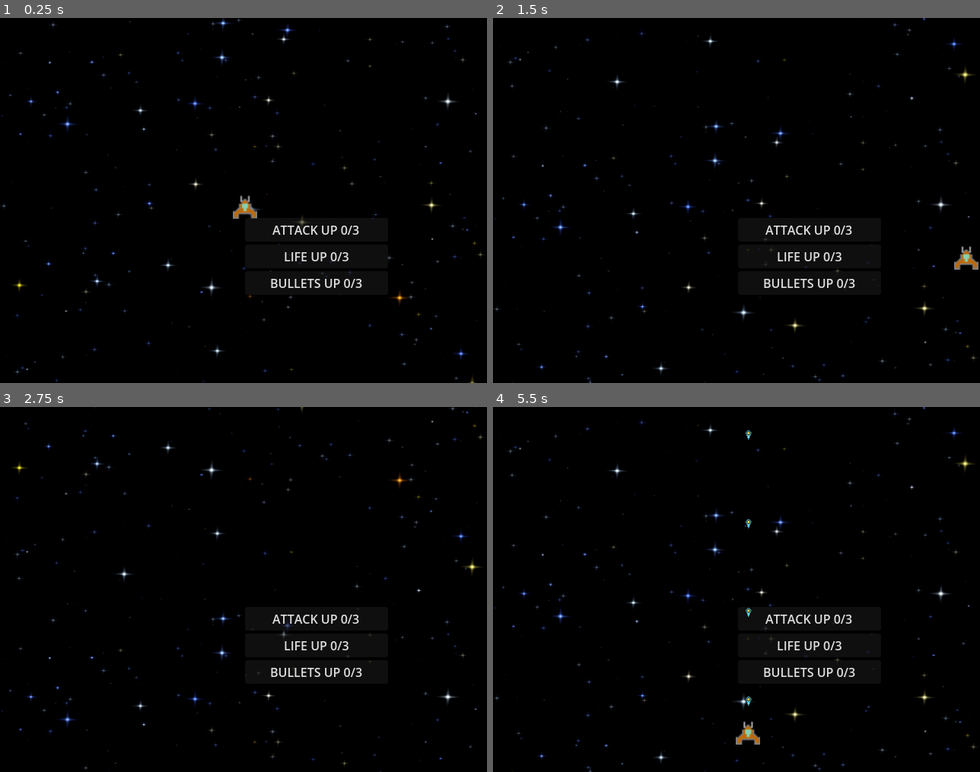
Above: before the commit, frames 1-4 (two rows, left to right).
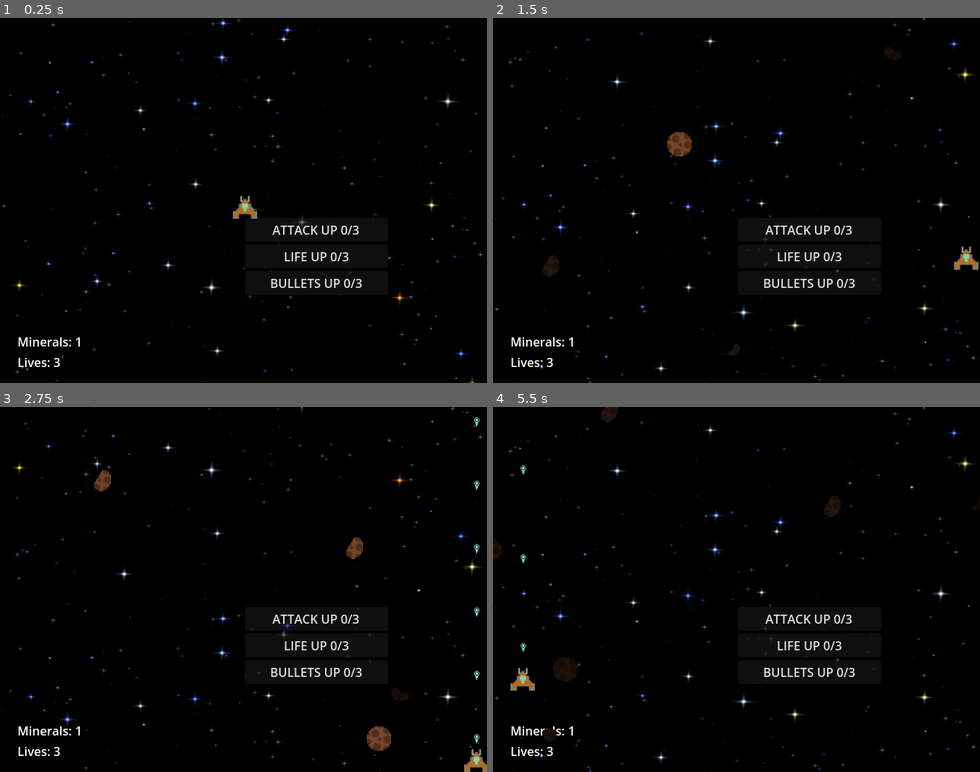
Above: after the commit, the same moments.

Repository: str08/CIEE-Game
Game: Godot game, scene res://Scenes/game.tscn
Same seed, same stepped clock (60 frames per second), same inputs: the game is played once before the commit and once after it.
Inputs:
- Up to frame 1 (0.25 s): no input
- Up to frame 2 (1.5 s): hold D (Right) 0.53-1.28 s; hold J (Shoot) 0.53-1.28 s; hold S (Down) from 1.28 s (still down); tap Shift (Slow) at 1.35 s
- Up to frame 3 (2.75 s): release S (Down) at 2.03 s; hold D (Right) from 2.03 s (still down); hold J (Shoot) from 2.03 s (still down)
- Up to frame 4 (5.5 s): release D (Right) at 2.78 s; release J (Shoot) at 2.78 s; hold W (Up) 2.78-3.53 s; tap Shift (Slow) at 2.85, 4.35 s; hold J (Shoot) 3.53-4.28 s; hold A (Left) 3.53-5.03 s; hold S (Down) from 5.03 s (still down); hold J (Shoot) from 5.03 s (still down)

The runs differ from the first frame. In frame 1, 0.2% of the frame differs, in the area x 3-53%, y 54-96%; in frame 2, 0.7%; in frame 3, 1.1%; in frame 4, 1.2%, in the area x 0-72%, y 0-96%.

Commit message:
menu and meteor and ui

Diff:
--- a/ciee-game/Scenes/bullet_basic.tscn
+++ b/ciee-game/Scenes/bullet_basic.tscn
@@ -9,13 +9,14 @@
 
 [node name="BulletBasic" type="Area2D"]
 collision_layer = 2
-collision_mask = 4
+collision_mask = 8
 script = ExtResource("1_kfo57")
 
 [node name="Sprite2D" type="Sprite2D" parent="."]
 texture = ExtResource("2_2tq3m")
 
 [node name="CollisionShape2D" type="CollisionShape2D" parent="."]
+z_index = 3
 shape = SubResource("CapsuleShape2D_2tq3m")
 
 [node name="VisibleOnScreenNotifier2D" type="VisibleOnScreenNotifier2D" parent="."]
--- a/ciee-game/Scenes/game.tscn
+++ b/ciee-game/Scenes/game.tscn
@@ -1,14 +1,19 @@
-[gd_scene load_steps=6 format=3 uid="uid://c0jfltrcdhkbx"]
+[gd_scene load_steps=9 format=3 uid="uid://c0jfltrcdhkbx"]
 
 [ext_resource type="PackedScene" uid="uid://bbgpobqiliyly" path="res://Scenes/ship.tscn" id="1_ebmjs"]
+[ext_resource type="PackedScene" uid="uid://7mo2vi5ne4ni" path="res://Scenes/mineral.tscn" id="1_i6g32"]
 [ext_resource type="Shader" uid="uid://lsbx34rwfcub" path="res://Scripts/game.gdshader" id="2_wrm1d"]
 [ext_resource type="Texture2D" uid="uid://gfinxnkfg5y8" path="res://Assets/Starfield7-512x512.png" id="3_3dryh"]
 [ext_resource type="PackedScene" uid="uid://21gvhpr5fh0q" path="res://Scenes/shop_menu.tscn" id="4_3dryh"]
+[ext_resource type="PackedScene" uid="uid://dctp3mgxi5sxc" path="res://Scenes/meteor_spawner.tscn" id="5_wowpa"]
+[ext_resource type="PackedScene" uid="uid://28a3oj1pp30g" path="res://Scenes/ui.tscn" id="7_1l0tm"]
 
 [sub_resource type="ShaderMaterial" id="ShaderMaterial_wowpa"]
 shader = ExtResource("2_wrm1d")
 
 [node name="Game" type="Node2D"]
+
+[node name="Mineral" parent="." instance=ExtResource("1_i6g32")]
 
 [node name="Camera2D" type="Camera2D" parent="."]
 position = Vector2(-2, 0)
@@ -22,8 +27,17 @@
 offset_bottom = 281.0
 texture = ExtResource("3_3dryh")
 
+[node name="MeteorSpawner" parent="." instance=ExtResource("5_wowpa")]
+
+[node name="ShopMenu" parent="." instance=ExtResource("4_3dryh")]
+
 [node name="Ship" parent="." instance=ExtResource("1_ebmjs")]
 position = Vector2(0, 8)
 scale = Vector2(2, 2)
+collision_mask = 4
 
-[node name="ShopMenu" parent="." instance=ExtResource("4_3dryh")]
+[node name="UI" parent="." instance=ExtResource("7_1l0tm")]
+offset_left = -299.0
+offset_top = 174.0
+offset_right = -180.0
+offset_bottom = 224.0
--- /dev/null
+++ b/ciee-game/Scenes/meteor.tscn
@@ -0,0 +1,15 @@
+[gd_scene load_steps=7 format=3 uid="uid://dasqrerdigf4r"]
+
+[ext_resource type="Script" uid="uid://cakwue3xb2o5d" path="res://Scripts/meteor.gd" id="1_5civa"]
+[ext_resource type="Texture2D" uid="uid://b0kkilr8ns5yi" path="res://Assets/metiora1.png" id="2_d1487"]
+[ext_resource type="Texture2D" uid="uid://hx8axua8hoct" path="res://Assets/metiora2.png" id="3_7hap5"]
+[ext_resource type="Texture2D" uid="uid://dqki3ofc1j7lx" path="res://Assets/metiora3.png" id="4_7xk1x"]
+[ext_resource type="Texture2D" uid="uid://dc0tc40sxcjam" path="res://Assets/metiora4.png" id="5_kgtfb"]
+[ext_resource type="Texture2D" uid="uid://cpi6wu7tgf1vi" path="res://Assets/metiora5.png" id="6_yjsjf"]
+
+[node name="MeteorBackground" type="Node2D"]
+scale = Vector2(2, 2)
+script = ExtResource("1_5civa")
+possible_textures = Array[Texture2D]([ExtResource("2_d1487"), ExtResource("3_7hap5"), ExtResource("4_7xk1x"), ExtResource("5_kgtfb"), ExtResource("6_yjsjf")])
+
+[node name="Sprite2D" type="Sprite2D" parent="."]
--- /dev/null
+++ b/ciee-game/Scenes/meteor_foreground.tscn
@@ -0,0 +1,26 @@
+[gd_scene load_steps=6 format=3 uid="uid://b6e885hw37rsg"]
+
+[ext_resource type="Script" uid="uid://6i2hd4i52yf0" path="res://Scripts/meteor_foreground.gd" id="1_42k6l"]
+[ext_resource type="Texture2D" uid="uid://dc0tc40sxcjam" path="res://Assets/metiora4.png" id="2_1owlx"]
+[ext_resource type="Texture2D" uid="uid://cpi6wu7tgf1vi" path="res://Assets/metiora5.png" id="3_qpb5y"]
+[ext_resource type="PackedScene" uid="uid://7mo2vi5ne4ni" path="res://Scenes/mineral.tscn" id="4_qpb5y"]
+
+[sub_resource type="CircleShape2D" id="CircleShape2D_kwgcc"]
+radius = 16.0702
+
+[node name="MeteorForeground" type="Area2D"]
+scale = Vector2(2, 2)
+collision_layer = 8
+collision_mask = 2
+script = ExtResource("1_42k6l")
+possible_textures = Array[Texture2D]([ExtResource("2_1owlx"), ExtResource("3_qpb5y")])
+minerals = ExtResource("4_qpb5y")
+
+[node name="Sprite2D" type="Sprite2D" parent="."]
+texture = ExtResource("2_1owlx")
+
+[node name="CollisionShape2D" type="CollisionShape2D" parent="."]
+shape = SubResource("CircleShape2D_kwgcc")
+
+[connection signal="area_entered" from="." to="." method="_on_area_entered"]
+[connection signal="body_entered" from="." to="." method="_on_body_entered"]
--- /dev/null
+++ b/ciee-game/Scenes/meteor_spawner.tscn
@@ -0,0 +1,12 @@
+[gd_scene load_steps=4 format=3 uid="uid://dctp3mgxi5sxc"]
+
+[ext_resource type="Script" uid="uid://3mxk5sesn1tm" path="res://Scripts/meteor_spawner.gd" id="1_tvsnp"]
+[ext_resource type="PackedScene" uid="uid://dasqrerdigf4r" path="res://Scenes/meteor.tscn" id="2_7avpp"]
+[ext_resource type="PackedScene" uid="uid://b6e885hw37rsg" path="res://Scenes/meteor_foreground.tscn" id="3_xpxv7"]
+
+[node name="MeteorSpawner" type="Node2D"]
+script = ExtResource("1_tvsnp")
+meteor_background = ExtResource("2_7avpp")
+meteor_foreground = ExtResource("3_xpxv7")
+
+[node name="Timer" type="Timer" parent="."]
--- /dev/null
+++ b/ciee-game/Scenes/mineral.tscn
@@ -0,0 +1,21 @@
+[gd_scene load_steps=4 format=3 uid="uid://7mo2vi5ne4ni"]
+
+[ext_resource type="Script" uid="uid://i3b2l2kikuu0" path="res://Scripts/mineral.gd" id="1_lyrpc"]
+[ext_resource type="Texture2D" uid="uid://cphv77swkdix3" path="res://Assets/gems.png" id="2_asmqh"]
+
+[sub_resource type="RectangleShape2D" id="RectangleShape2D_asmqh"]
+size = Vector2(14, 14)
+
+[node name="Mineral" type="Area2D"]
+collision_layer = 4
+script = ExtResource("1_lyrpc")
+
+[node name="CollisionShape2D" type="CollisionShape2D" parent="."]
+shape = SubResource("RectangleShape2D_asmqh")
+
+[node name="Sprite2D" type="Sprite2D" parent="."]
+texture_filter = 1
+texture = ExtResource("2_asmqh")
+hframes = 20
+
+[connection signal="area_entered" from="." to="." method="_on_area_entered"]
--- a/ciee-game/Scenes/ship.tscn
+++ b/ciee-game/Scenes/ship.tscn
@@ -10,13 +10,10 @@
 
 [node name="Ship" type="CharacterBody2D"]
 scale = Vector2(0.5, 0.5)
+collision_mask = 9
 script = ExtResource("1_v1qfn")
 bullet_scene = ExtResource("2_xxxu3")
 shape_scene = ExtResource("3_6ejuo")
-
-[node name="CollisionShape2D" type="CollisionShape2D" parent="."]
-shape = SubResource("CircleShape2D_v1qfn")
-debug_color = Color(0.996763, 0, 0.180235, 0.42)
 
 [node name="Sprite2D" type="Sprite2D" parent="."]
 texture = ExtResource("4_6ejuo")
@@ -24,4 +21,15 @@
 [node name="GunCooldown" type="Timer" parent="."]
 one_shot = true
 
+[node name="PickupArea" type="Area2D" parent="."]
+collision_mask = 4
+
+[node name="CollisionShape2D" type="CollisionShape2D" parent="PickupArea"]
+shape = SubResource("CircleShape2D_v1qfn")
+debug_color = Color(0.996763, 0, 0.180235, 0.42)
+
+[node name="CollisionShape2D" type="CollisionShape2D" parent="."]
+shape = SubResource("CircleShape2D_v1qfn")
+debug_color = Color(0.996763, 0, 0.180235, 0.42)
+
 [connection signal="timeout" from="GunCooldown" to="." method="_on_gun_cooldown_timeout"]
--- /dev/null
+++ b/ciee-game/Scenes/ui.tscn
@@ -0,0 +1,21 @@
+[gd_scene load_steps=2 format=3 uid="uid://28a3oj1pp30g"]
+
+[ext_resource type="Script" uid="uid://xjjaeiw75am5" path="res://Scripts/ui.gd" id="1_jxero"]
+
+[node name="UI" type="BoxContainer"]
+layout_direction = 2
+anchors_preset = 15
+anchor_right = 1.0
+anchor_bottom = 1.0
+grow_horizontal = 2
+grow_vertical = 2
+vertical = true
+script = ExtResource("1_jxero")
+
+[node name="MineralCount" type="Label" parent="."]
+layout_mode = 2
+text = "Minerals: "
+
+[node name="Lives" type="Label" parent="."]
+layout_mode = 2
+text = "Lives"
--- a/ciee-game/Scripts/bullet_basic.gd
+++ b/ciee-game/Scripts/bullet_basic.gd
@@ -2,7 +2,8 @@
 @export var speed = -1000
 
 
-
+func _ready() -> void:
+	add_to_group("player_bullets")
 
 func start(pos):
 	position = pos
@@ -10,5 +11,5 @@
 func _process(delta):
 	position.y += speed * delta
 
-func _on_area_entered(_area: Area2D):
+func _on_area_entered(_area: Node):
 	queue_free()
--- a/ciee-game/Scripts/main_menu.gd
+++ b/ciee-game/Scripts/main_menu.gd
@@ -1,6 +1,4 @@
 extends BoxContainer
-
-
 
 func _on_button_pressed():
 	get_tree().change_scene_to_file("res://Scenes/game.tscn")
--- /dev/null
+++ b/ciee-game/Scripts/meteor.gd
@@ -0,0 +1,18 @@
+extends Node2D
+
+@export var speed: float = 200.0
+@export var brightness: float = 1.0
+@export var possible_textures: Array[Texture2D]
+
+@onready var sprite := $Sprite2D
+
+func _ready():
+	if possible_textures.size() > 0:
+		sprite.texture = possible_textures[randi() % possible_textures.size()]
+	sprite.modulate = Color(brightness, brightness, brightness)
+
+func _process(delta):
+	position.y += speed * delta
+
+	if position.y > get_viewport_rect().size.y + 100:
+		queue_free()
--- /dev/null
+++ b/ciee-game/Scripts/meteor_foreground.gd
@@ -0,0 +1,37 @@
+extends Area2D
+
+@export var speed: float = 200.0
+@export var brightness: float = 1.0
+@export var possible_textures: Array[Texture2D]
+@export var minerals: PackedScene
+@onready var collision_shape_2d: CollisionShape2D = $CollisionShape2D
+
+@onready var sprite := $Sprite2D
+
+func _ready():
+	if possible_textures.size() > 0:
+		sprite.texture = possible_textures[randi() % possible_textures.size()]
+	sprite.modulate = Color(brightness, brightness, brightness)
+
+func _process(delta):
+	position.y += speed * delta
+
+	if position.y > get_viewport_rect().size.y + 100:
+		queue_free()
+
+
+func _on_area_entered(area: Area2D) -> void:
+	if area.is_in_group("player_bullets"):
+		area.queue_free()
+		_spawn_mineral()
+		queue_free()
+
+func _spawn_mineral():
+	if minerals:
+		var mineral = minerals.instantiate()
+		mineral.position = self.position
+		mineral.speed = speed * 0.75  # Optional: slower than meteor
+		var ui = get_tree().current_scene.get_node("UI")  # Adjust this to the actual path
+		mineral.connect("increaseMinerals", Callable(ui, "_on_increaseMinerals"))
+
+		get_tree().current_scene.add_child(mineral)
--- /dev/null
+++ b/ciee-game/Scripts/meteor_spawner.gd
@@ -0,0 +1,39 @@
+extends Node2D
+
+@export var meteor_background: PackedScene
+@export var meteor_foreground: PackedScene
+
+@export var spawn_interval = 0.3
+@export var min_speed = 100.0
+@export var max_speed = 500.0
+
+func _ready():
+	$Timer.wait_time = spawn_interval
+	$Timer.start()
+	$Timer.timeout.connect(_on_spawn_meteor)
+
+func _on_spawn_meteor():
+	var meteor
+	var distance = randi() % 2
+	if(distance==0):
+		meteor = meteor_background.instantiate()
+
+		meteor.position.x = randf_range(-370, 330)
+		meteor.position.y = -270
+
+		var speed = randf_range(min_speed, max_speed)
+		meteor.speed = speed
+		var brightness = lerp(0.1, .4, (speed - min_speed) / (max_speed - min_speed))
+		meteor.brightness = brightness
+	else:
+		meteor = meteor_foreground.instantiate()
+		meteor.position.x = randf_range(-370, 330)
+		meteor.position.y = -270
+		var speed = randf_range(min_speed, max_speed)
+		meteor.speed = speed
+
+
+
+
+
+	get_tree().root.add_child(meteor)
--- /dev/null
+++ b/ciee-game/Scripts/mineral.gd
@@ -0,0 +1,21 @@
+extends Area2D
+
+@onready var sprite = $Sprite2D
+@export var speed: float = 3.5
+signal increaseMinerals
+
+func _ready() -> void:
+	print("STARTED MINERAL")
+	sprite.frame = randi() % 20  # Randomize frame from 0 to 19
+
+func _process(delta: float) -> void:
+	position.y += speed * delta
+	if position.y > get_viewport_rect().size.y + 100:
+		queue_free()
+
+func _on_area_entered(area: Area2D) -> void:
+	print("Touched by:", area)
+	if area.is_in_group("player_pickup"):
+		print("Picked up mineral!")
+		emit_signal("increaseMinerals")
+		queue_free()
--- a/ciee-game/Scripts/ship.gd
+++ b/ciee-game/Scripts/ship.gd
@@ -12,8 +12,12 @@
 var can_shoot = true
 @onready var collision_shape_2d: CollisionShape2D = $CollisionShape2D
 @onready var shop_menu: BoxContainer = $"../ShopMenu"
+@onready var pickup_area: Area2D = $PickupArea
 
 func _ready():
+	$PickupArea.add_to_group("player_pickup")
+	add_to_group("player")
+
 	$"../ShopMenu".connect("healthUp", _on_healthUp)
 	$"../ShopMenu".connect("attackUp", _on_attackUp)
 	$"../ShopMenu".connect("bulletUp", _on_bulletUp)
@@ -65,6 +69,18 @@
 		shoot()
 
 	move_and_slide()
+	var viewport_size = get_viewport_rect().size
+	var half_size = viewport_size / 2.0
+	var margin = 16  # padding so player doesn’t touch screen edge
+
+	# Assuming camera is fixed at (0, 0)
+	var min_x = -half_size.x + margin
+	var max_x = half_size.x - margin
+	var min_y = -half_size.y + margin
+	var max_y = half_size.y - margin
+
+	position.x = clamp(position.x, min_x, max_x)
+	position.y = clamp(position.y, min_y, max_y)
 
 func _on_gun_cooldown_timeout():
 	can_shoot = true
--- /dev/null
+++ b/ciee-game/Scripts/ui.gd
@@ -0,0 +1,30 @@
+extends BoxContainer
+
+signal increaseMinerals
+@onready var mineral_count: Label = $MineralCount
+@onready var lives: Label = $Lives
+@onready var mineral: Area2D = $"../Mineral"
+@onready var mineralCount=0
+@onready var livesCount=3
+
+
+
+func _ready():
+	print("READY")
+	$"../Mineral".connect("increaseMinerals", _on_increaseMinerals)
+	mineral_count.text= "Minerals: " +str(mineralCount)
+	lives.text= "Lives: "+str(livesCount)
+
+
+
+func _on_increaseMinerals():
+	mineralCount+=1
+	mineral_count.text= "Minerals: " +str(mineralCount)
+	print("WE GOT MONEY")
+	print(mineralCount)
+
+func _on_increaseLives():
+	livesCount+=1
+	lives.text= "Lives: " +str(livesCount)
+	print("WE GOT LIFE")
+	print(livesCount)
--- a/ciee-game/project.godot
+++ b/ciee-game/project.godot
@@ -52,3 +52,7 @@
 "events": [Object(InputEventKey,"resource_local_to_scene":false,"resource_name":"","device":0,"window_id":0,"alt_presse …(194 unchanged characters)…
 ]
 }
+
+[layer_names]
+
+2d_physics/layer_3="Mineral"
Binary file added: ciee-game/Assets/OreAssetPack/Amethyst shard.aseprite
Binary file added: ciee-game/Assets/OreAssetPack/Amethyst.aseprite
Binary file added: ciee-game/Assets/OreAssetPack/Citrine shard.aseprite
Binary file added: ciee-game/Assets/OreAssetPack/Citrine.aseprite
Binary file added: ciee-game/Assets/OreAssetPack/Copper ingot.aseprite
Binary file added: ciee-game/Assets/OreAssetPack/Copper ore.aseprite
Binary file added: ciee-game/Assets/OreAssetPack/Diamond shard.aseprite
Binary file added: ciee-game/Assets/OreAssetPack/Diamond.aseprite
Binary file added: ciee-game/Assets/OreAssetPack/Emerald shard.aseprite
Binary file added: ciee-game/Assets/OreAssetPack/Emerald.aseprite
Binary file added: ciee-game/Assets/OreAssetPack/Gold ingot.aseprite
Binary file added: ciee-game/Assets/OreAssetPack/Gold ore.aseprite
(and 20 more such lines)
